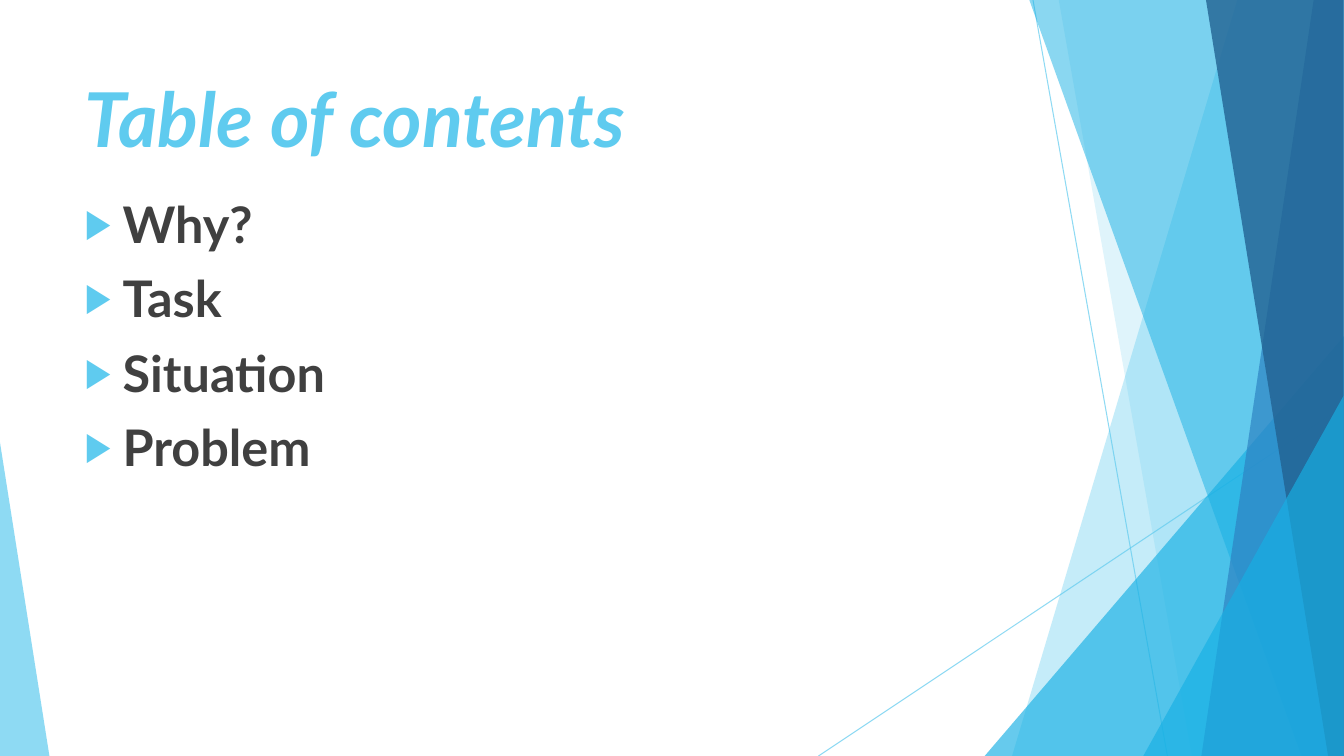
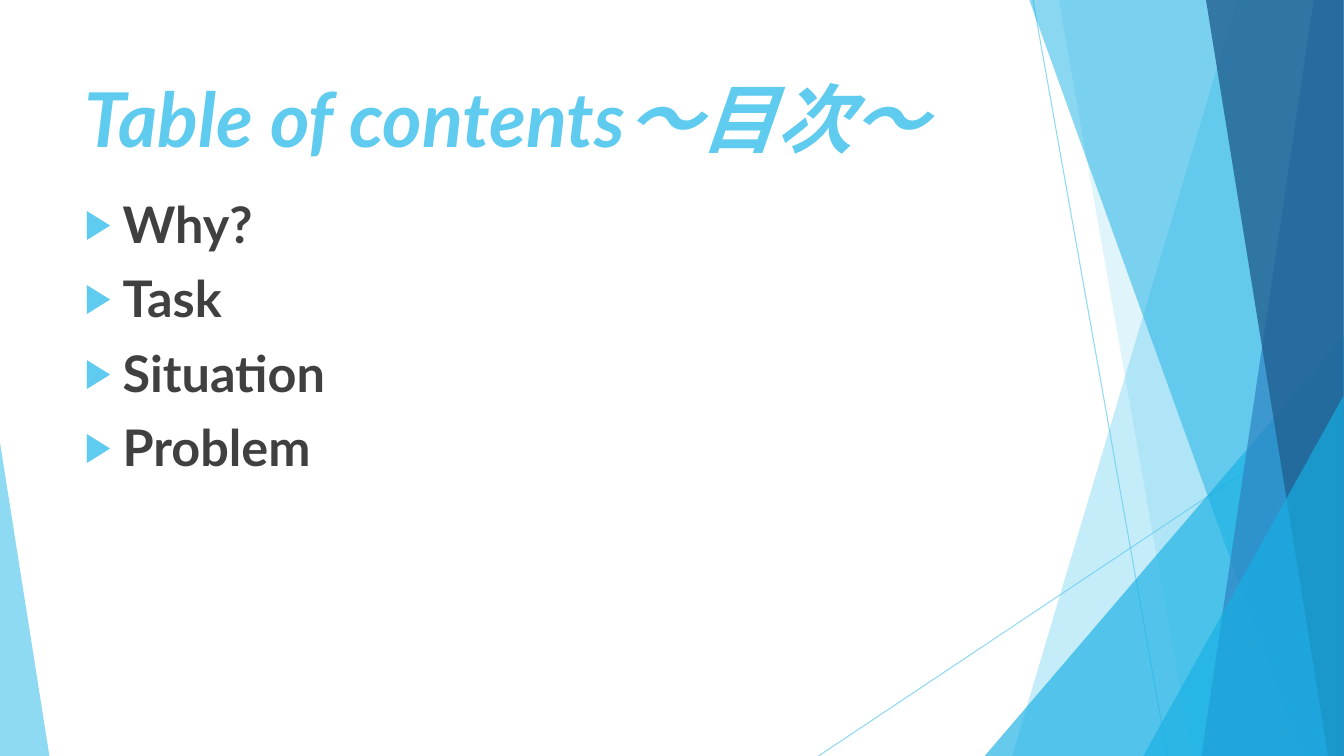
Before and after one commit to HimetyanSamaruha/Athletic, a slide deck: slide 2 of Athletic/MidPresentation.pptx. Drawn at 1344x756 pixels with LibreOffice and Linux fonts; fonts in the diff are those of the drawing. Boxes give left, top, right and bottom in pixels: in the first picture for what was removed or moved away, otherwise in the second. Text is boxed around its words. In the diff, an @@ line names an element or a change of style, - is before the commit and + after.

```diff
--- a/Athletic/MidPresentation.pptx
+++ b/Athletic/MidPresentation.pptx
@@ title at [85, 83, 927, 157]: text changed @@
-Table of contents
+Table of contents～目次～
```
Also in this commit, not shown: 5 other slides changed.
